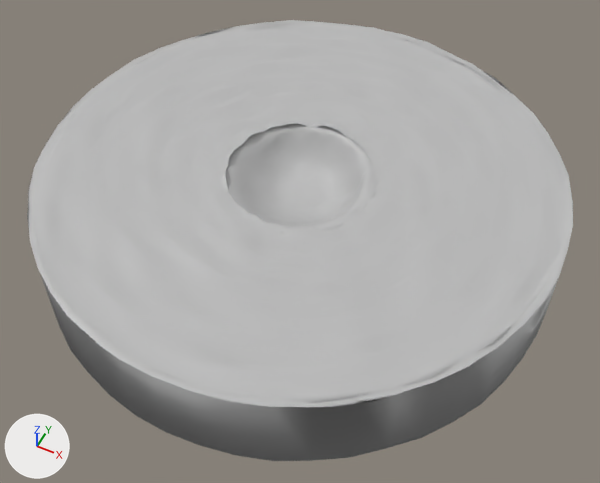
Two versions of the Blender file Art/lake.blend, one commit apart.
Before and after are seen from a 50 mm lens placed at (83.1, -166.3, 191.1), pointed at (4.0, -8.1, -6.7). Lighting does not change. The marker at lower left points along +X, +Y and +Z.

Script lines for the objects in view, before the commit:
```python
mat_material_001 = principled_material('Material.001')
mat_material_001.base_color = (0.5, 0.5, 0.5)  # grey #bcbcbc
me_cylinder = bpy.data.meshes.new('Cylinder')
me_cylinder.from_pydata(...)  # 17806 vertices, 35608 faces; spans x -25.1..25.1, y -25.1..25.1, z -15.3..1.3
me_cylinder.materials.append(mat_material_001)  # grey #bcbcbc
me_cylinder_002 = bpy.data.meshes.new('Cylinder.002')
me_cylinder_002.from_pydata(...)  # 1650 vertices, 1601 faces; spans x -28.4..28.3, y -28.4..28.4, z -3.2..36.3
me_cylinder_002.polygons.foreach_set('use_smooth', [True] * 1601)
me_cylinder_002.materials.append(mat_material_001)  # grey #bcbcbc
ob_ground = bpy.data.objects.new('ground', me_cylinder_002)
ob_ground.location = (0.0, 0.0, -11.1)
ob_ground.scale = (2.89, 2.89, 0.758)
ob_lake = bpy.data.objects.new('lake', me_cylinder)
ob_lake.location = (0.0, 0.0, 14.0)
```
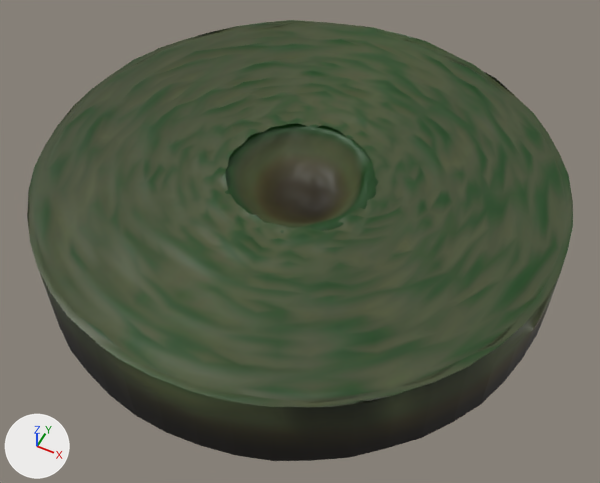
Pixel boxes [x1, y1, x2, y2] of what changed, in the pictures (600 x 483 px):
```json
{"object": "ground", "change": "surface changed", "before": [27, 20, 573, 461], "after": [27, 20, 573, 461], "on screen": "grey to green"}
{"object": "lake", "change": "surface changed", "before": [225, 123, 378, 233], "after": [225, 123, 378, 233]}
```

Edits to the scene script, one JSON object a line:
```json
{"op": "add", "block": "img_untitled", "code": ["img_untitled = load_image('Untitled', '_unpacked/Untitled', 512, 512, 'sRGB')"]}
{"op": "remove", "block": "mat_material_001", "code": "mat_material_001.base_color = (0.5, 0.5, 0.5)  # grey #bcbcbc"}
{"op": "add", "block": "mat_material_001", "code": "mat_material_001.texture = img_untitled"}
```
